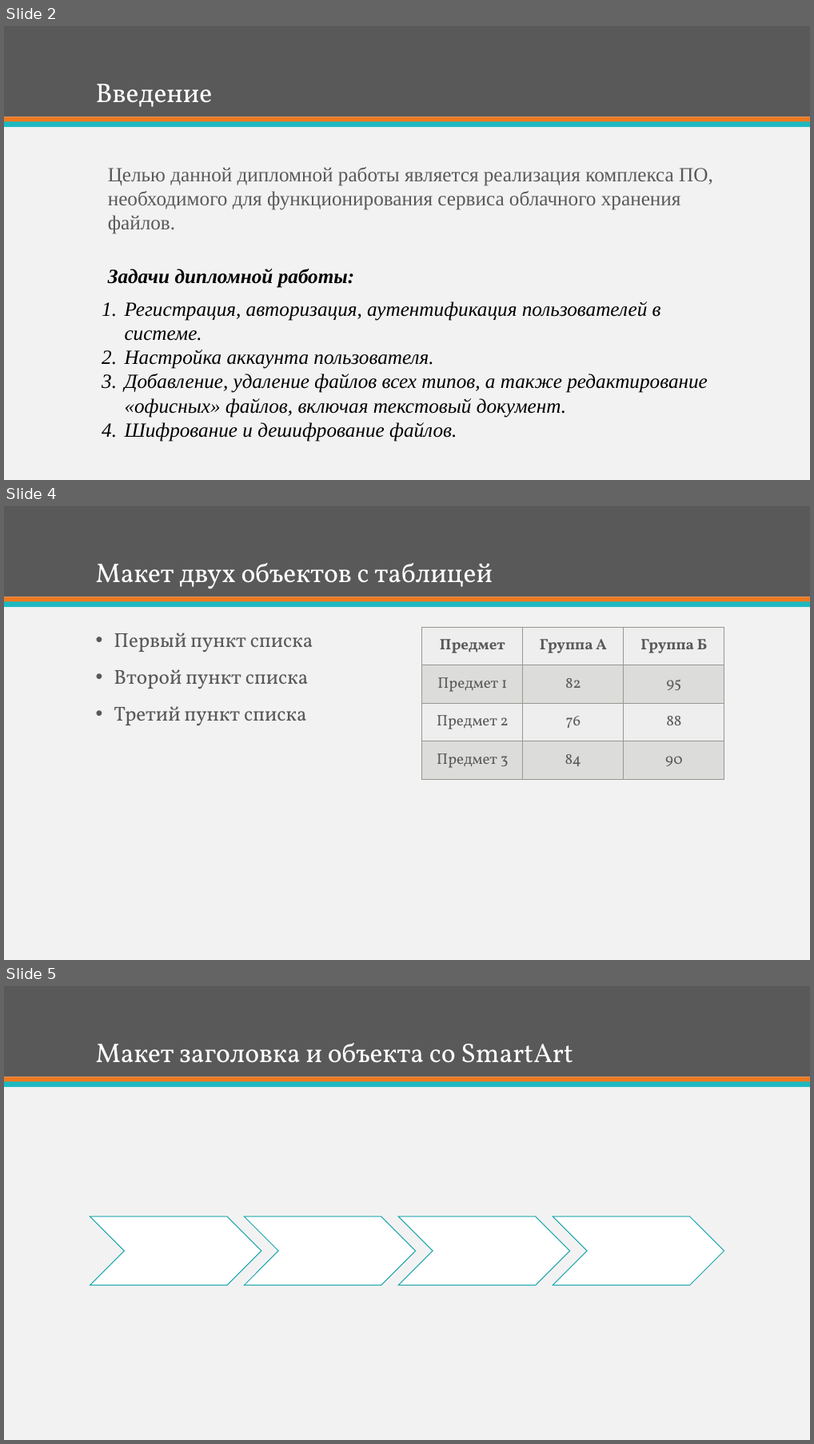
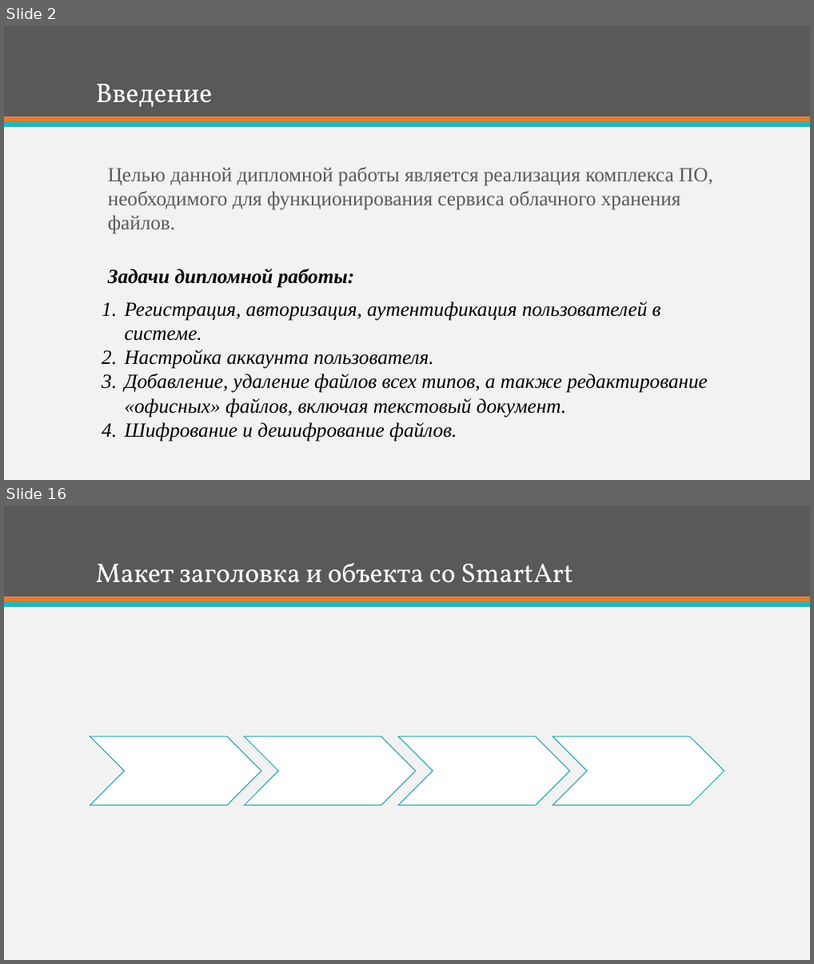
Before and after one commit to IvanKhAU525/Diploma, a slide deck: Presentation.pptx. Shown one above the other, each under a label of ours: slides 2, 4 and 5 before the commit, slides 2 and 16 after it; the slides between them are not shown. The pictures are 814x1444 and 814x964 pixels, drawn with LibreOffice and Linux fonts; fonts in the diff are those of the drawing. Boxes give left, top, right and bottom in pixels: in the first picture for what was removed or moved away, otherwise in the second. Text is boxed around its words. In the diff, an @@ line names an element or a change of style, - is before the commit and + after.

```diff
--- a/Presentation.pptx
+++ b/Presentation.pptx
@@ slide 4 removed at (4, 506, 810, 960), background #F2F2F2; not listed: 3 template elements that a slide beside it also shows @@
@@ title removed at (96, 563, 493, 589) @@
-Макет двух объектов с таблицей
@@ text removed at (114, 632, 314, 725) @@
-• Первый пункт списка
-• Второй пункт списка
-• Третий пункт списка
@@ table removed at (422, 627, 726, 779), 4 rows, 3 columns @@
-Предмет | Группа А | Группа Б
-Предмет 1 | 82 | 95
-Предмет 2 | 76 | 88
-Предмет 3 | 84 | 90
@@ what was slide 5 is now slide 16 @@
```
Also in this commit, not shown: 1 slide changed, 12 slides added, 2 other files.
